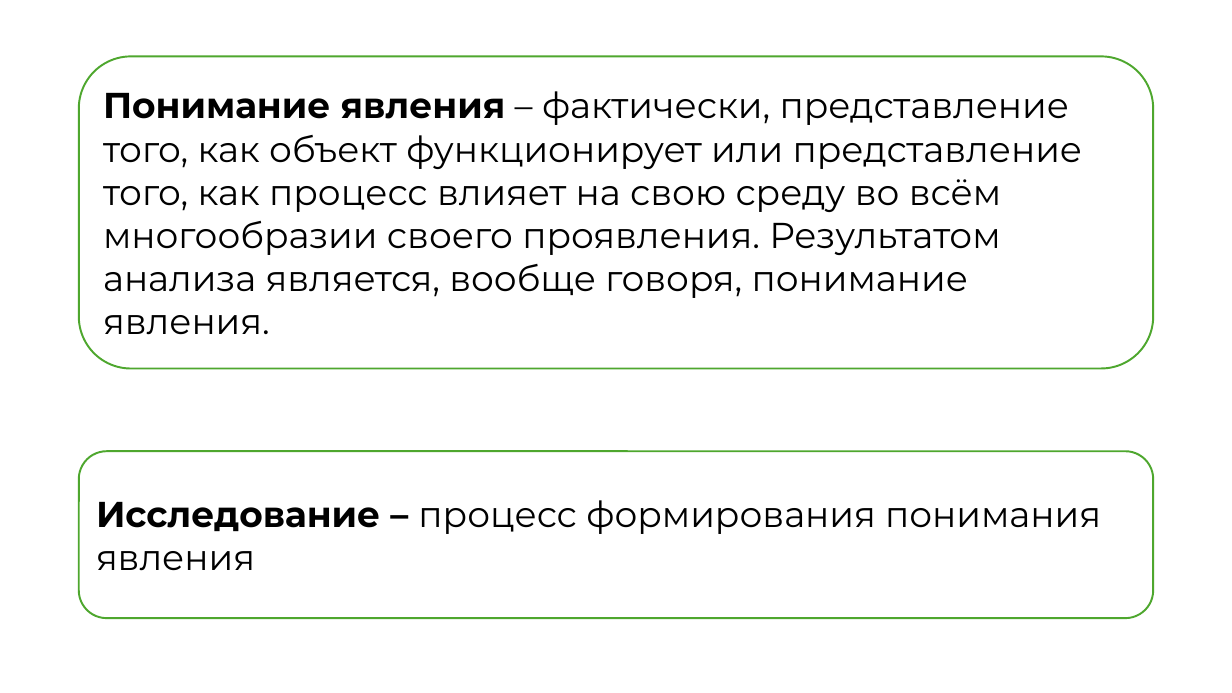
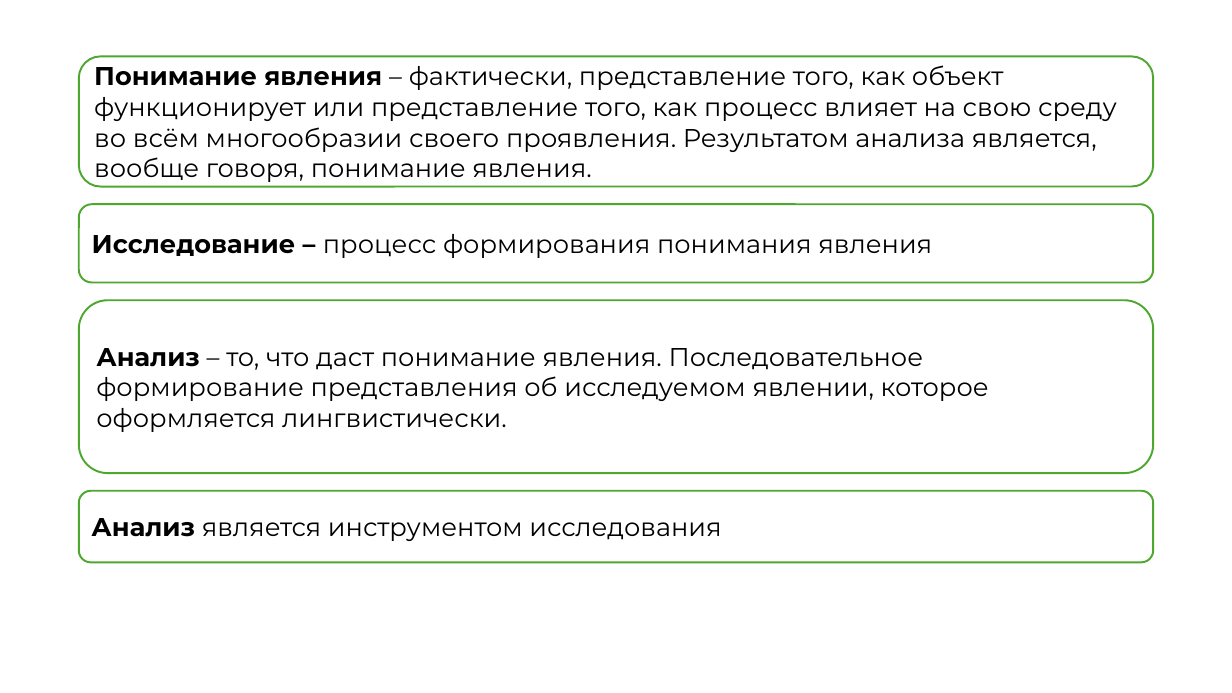
Before and after one commit to kuskas112/Labs, a slide deck: slide 3 of Основы системного анализа/lab1/lab1.pptx (slide 4 before the commit). Drawn at 1232x693 pixels with LibreOffice and Linux fonts; fonts in the diff are those of the drawing. Boxes give left, top, right and bottom in pixels: in the first picture for what was removed or moved away, otherwise in the second. Text is boxed around its words. In the diff, an @@ line names an element or a change of style, - is before the commit and + after.

```diff
--- a/Основы системного анализа/lab1/lab1.pptx
+++ b/Основы системного анализа/lab1/lab1.pptx
@@ rounded rectangle "Понимание явления – фактически, представление ...": place and size @@
-rounded rectangle "Понимание явления – фактически, представление ..." at (79,56,1153,369)
+rounded rectangle "Понимание явления – фактически, представление ..." at (79,56,1153,187)
@@ rounded rectangle "Понимание явления – фактически, представление ..." at (79,56,1153,187): size 28 to 20 pt; less space between paragraphs @@
@@ rounded rectangle "Исследование – процесс формирования понимания ..." at (79,204,1153,283): size 28 to 20 pt; less space between paragraphs @@
@@ rounded rectangle "Исследование – процесс формирования понимания ...": place and size @@
-rounded rectangle "Исследование – процесс формирования понимания ..." at (79,451,1153,618)
+rounded rectangle "Исследование – процесс формирования понимания ..." at (79,204,1153,283)
@@ rounded rectangle added at (79,300,1153,473), fill #FFFFFF, outline #4EA72E 1.5 pt, 20 pt, text #000000 @@
+Анализ – то, что даст понимание явления. Последовательное формирование представления об исследуемом явлении, которое оформляется лингвистически.
@@ rounded rectangle added at (79,491,1153,562), fill #FFFFFF, outline #4EA72E 1.5 pt, 20 pt, text #000000 @@
+Анализ является инструментом исследования
```
Also in this commit, not shown: 4 other slides changed, 1 slide added, 8 slides removed.
